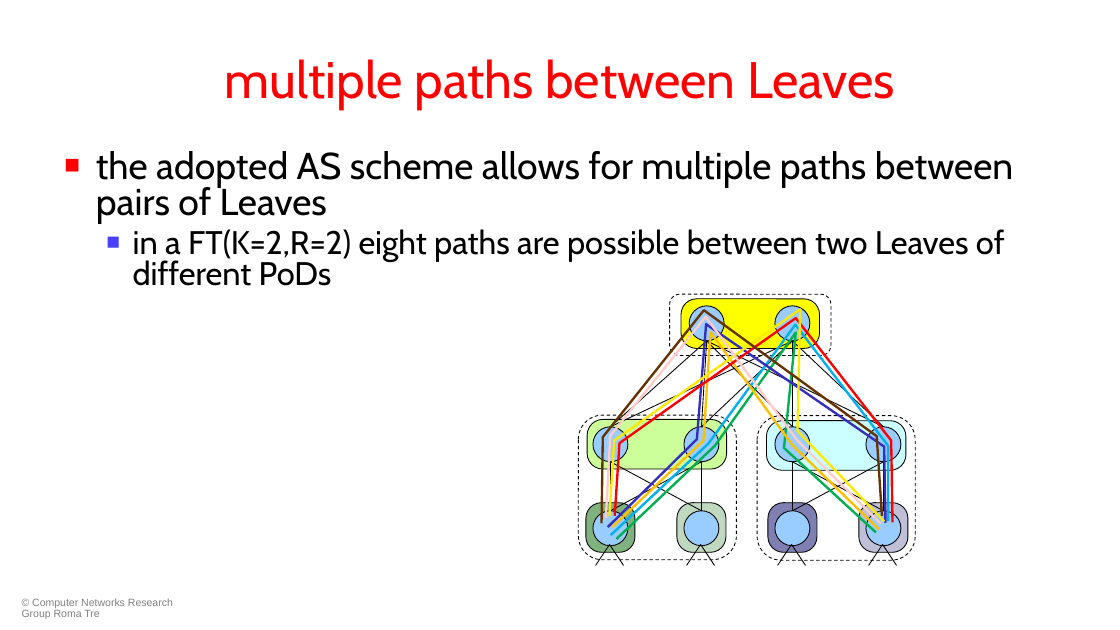
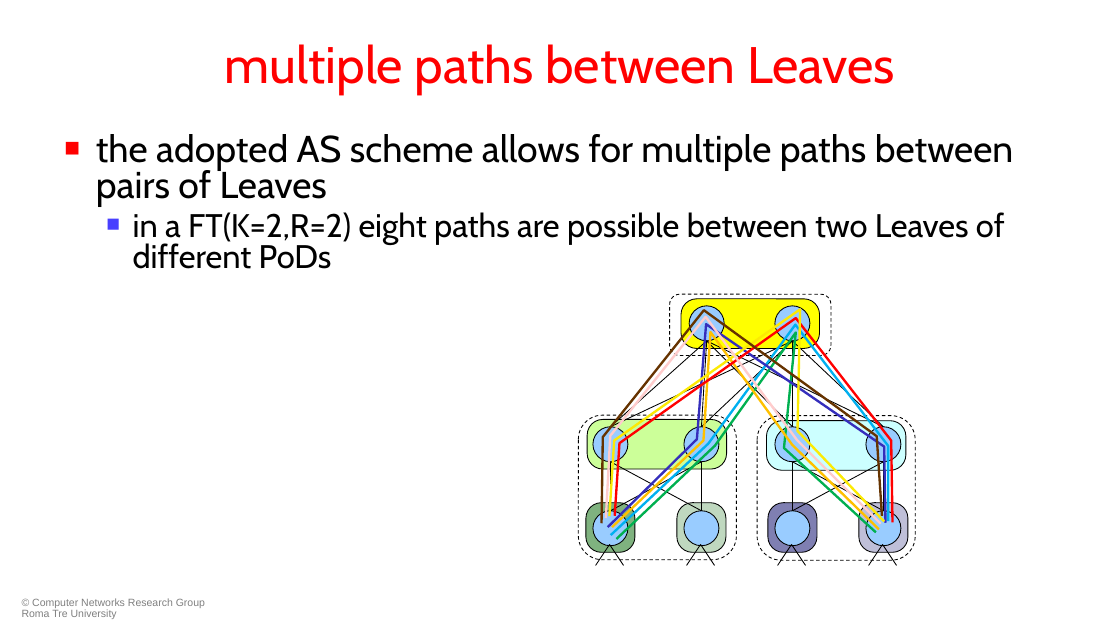
Before and after one commit to KatharaFramework/Kathara-Labs, a slide deck: slide 18 of main-labs/data-center-routing/data-center-bgp/051-kathara-lab_data-center-bgp.pptx. Drawn at 1120x630 pixels with LibreOffice and Linux fonts; fonts in the diff are those of the drawing; background and template pictures are left out. Boxes give left, top, right and bottom in pixels: in the first picture for what was removed or moved away, otherwise in the second. Text is boxed around its words. In the diff, an @@ line names an element or a change of style, - is before the commit and + after.

```diff
--- a/main-labs/data-center-routing/data-center-bgp/051-kathara-lab_data-center-bgp.pptx
+++ b/main-labs/data-center-routing/data-center-bgp/051-kathara-lab_data-center-bgp.pptx
@@ title "multiple paths between Leaves": place and size @@
-title "multiple paths between Leaves" at bbox=[225, 59, 895, 109]
+title "multiple paths between Leaves" at bbox=[225, 44, 895, 94]
@@ text "the adopted AS scheme allows ...": place and size @@
-text "the adopted AS scheme allows ..." at bbox=[96, 151, 1013, 286]
+text "the adopted AS scheme allows ..." at bbox=[96, 134, 1013, 269]
@@ text at bbox=[22, 598, 205, 619]: text changed @@
-© Computer Networks Research Group Roma Tre
+© Computer Networks Research Group Roma Tre University
```
Also in this commit, not shown: 39 other slides changed, 1 slide removed, 4 other files.
